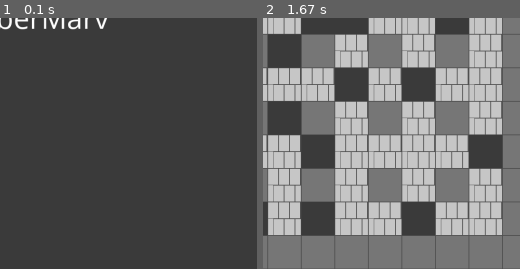
Above: before the commit, frames 1-2 (left to right).
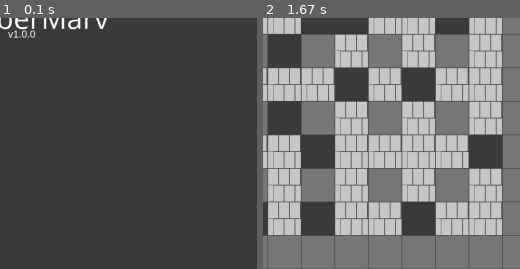
Above: after the commit, the same moments.

Repository: roborros/BomberMarv
Game: pygame game, started from pyBomberMarv.py
Same seed, same stepped clock (60 frames per second), same inputs: the game is played once before the commit and once after it.
Inputs:
- Up to frame 1 (0.1 s): no input
- Up to frame 2 (1.67 s): hold Right 0.33-0.8 s; tap Enter at 0.83 s; tap Right Ctrl at 1.17, 1.57 s; hold Up from 1.5 s (still down); hold W from 1.5 s (still down)
The pictures show only the part of the screen within x 46-96%, y 50-100%; the shares and areas given below are measured in that part.

The runs differ from the first frame. In frame 1, 0.2% of the frame differs, in the area x 3-14%, y 4-8%; in frame 2, nothing differs.

Commit message:
Add version display and new sound file for bonus pick-up

Diff:
--- a/pyBomberMarv.py
+++ b/pyBomberMarv.py
@@ -150,6 +150,8 @@
 arcade_font = pygame.font.SysFont('Comic Sans MS', 72)  # Using a common font
 font_small = pygame.font.SysFont("arial", 32)
 
+VERSION = "v1.0.0"
+
 # --- Logo Drawing ---
 def draw_logo(surface, alpha=255):
     # Get the original dimensions of the logo
@@ -178,6 +180,12 @@
     game_name_text = arcade_font.render("BomberMarv", True, (255, 255, 255))
     game_name_rect = game_name_text.get_rect(center=(BASE_WIDTH // 2, BASE_HEIGHT // 2))
     surface.blit(game_name_text, game_name_rect)
+
+    # Render the version tag
+    version_font = pygame.font.SysFont("arial", 24)
+    version_text = version_font.render(VERSION, True, (255, 255, 255))
+    version_rect = version_text.get_rect(center=(BASE_WIDTH // 2, BASE_HEIGHT // 2 + 40))
+    surface.blit(version_text, version_rect)
 
 
 # --- Trophy Drawing ---
Not shown, added: pick-bonus.wav
